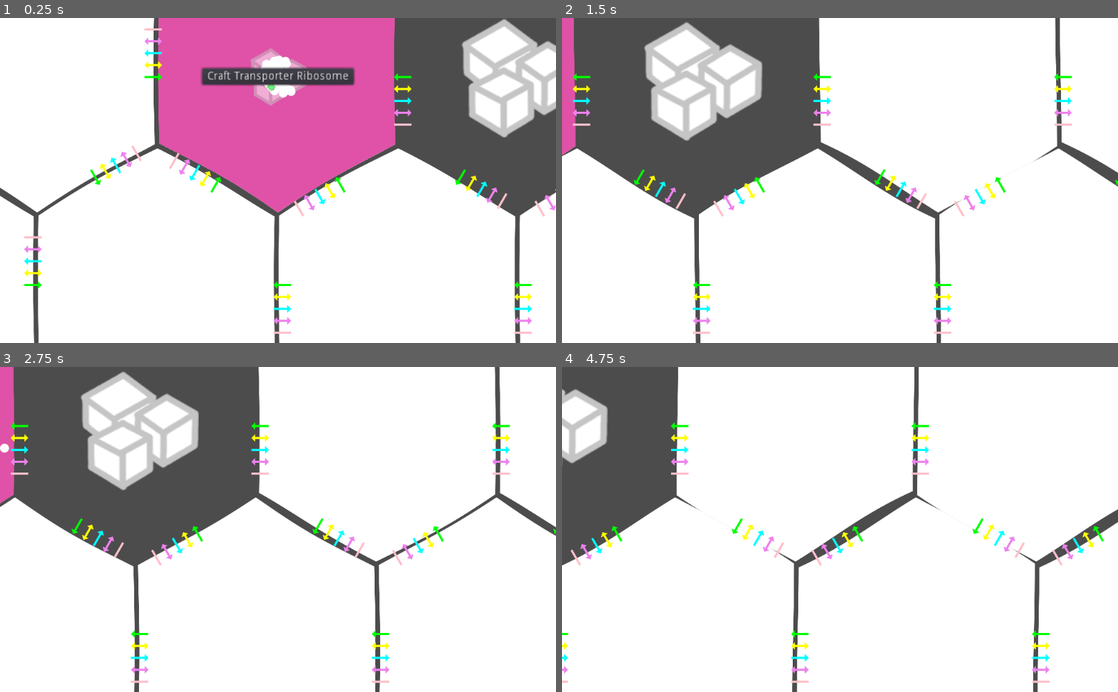
Above: before the commit, frames 1-4 (two rows, left to right).
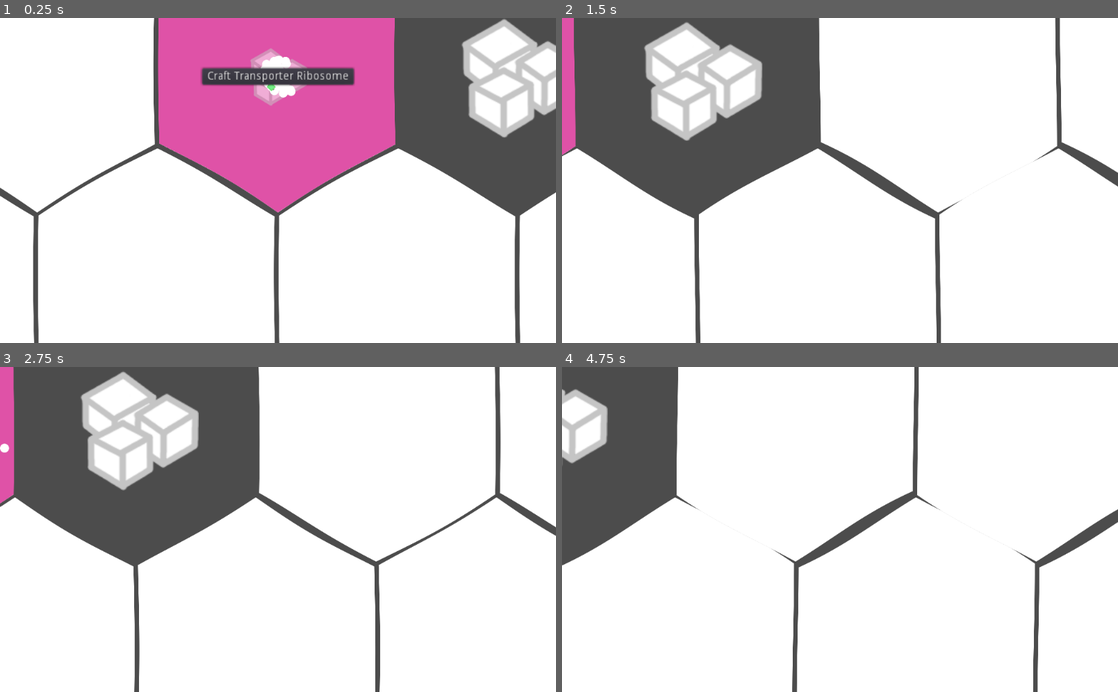
Above: after the commit, the same moments.

Repository: tobyp/hackathon2020
Game: Godot game, scene res://main.tscn
Same seed, same stepped clock (60 frames per second), same inputs: the game is played once before the commit and once after it.
Inputs (mouse positions are in pixels of both pictures, inside the frame that each line leads up to):
- Up to frame 1 (0.25 s): no input
- Up to frame 2 (1.5 s): tap Enter at 0.5 s; move the mouse to (962, 164) at 0.52 s; hold D 0.53-1.25 s; click (962, 164) at 0.67 s; drag from (728, 196) to (812, 245) at 1.27 s
- Up to frame 3 (2.75 s): click (16, 425) at 2.02 s
- Up to frame 4 (4.75 s): move the mouse to (895, 458) at 2.77 s; hold D 2.78-3.5 s; drag from (812, 594) to (673, 480) at 3.52 s; move the mouse to (1006, 578) at 4.27 s; hold A from 4.28 s (still down)

The runs differ from the first frame. In frame 1, 1.5% of the frame differs, in the area x 4-100%, y 3-98%; in frame 2, 1.4%; in frame 3, 1.4%; in frame 4, 1.5%.
Error after the commit: Invalid call. Nonexistent function 'draw_tunnels' in base 'Node2D (hex_grid.gd)'. (res://main.gd:23)

Commit message:
pass start_cell, end_cell to tunnels; rename method

Diff:
--- a/grid/hex_grid.gd
+++ b/grid/hex_grid.gd
@@ -23,11 +23,12 @@
 	for cell in self.grid.values():
 		cell.simulate(timer.wait_time) # TODO: can we get the actual elapsed time?
 
-func draw_tunnels(position, rotation):
+func create_tunnels(position, rotation, start_cell, end_cell):
 	var tunnelCollection = TunnelsTscn.instance()
-	# completely ignore the passed position?!
 	tunnelCollection.translate(Vector2(position.x, position.y))
 	tunnelCollection.rotate(rotation)
+	tunnelCollection.start_cell = start_cell
+	tunnelCollection.end_cell = end_cell
 	add_child(tunnelCollection)
 
 func get_undirected_node_connections():
